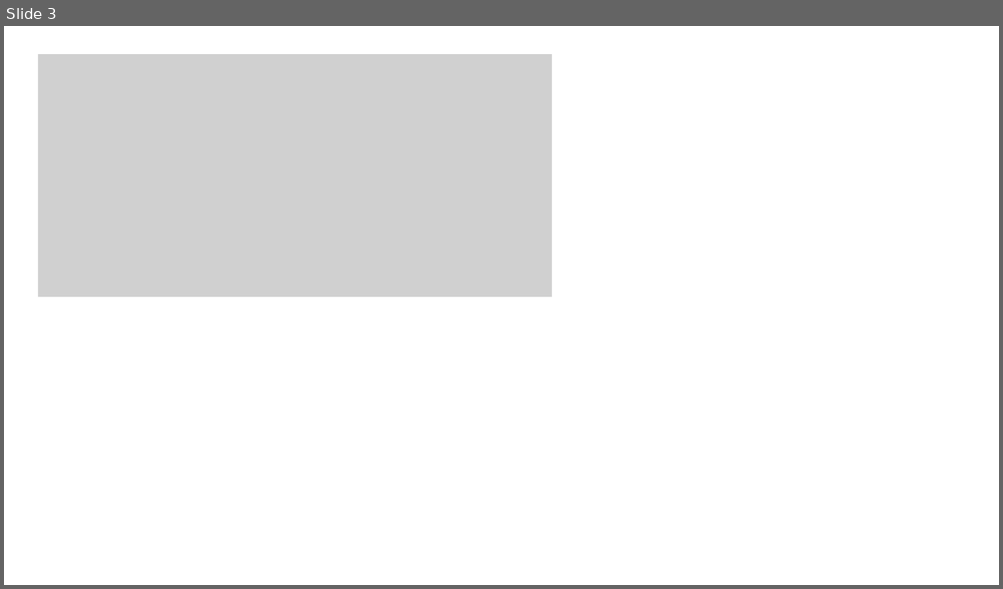
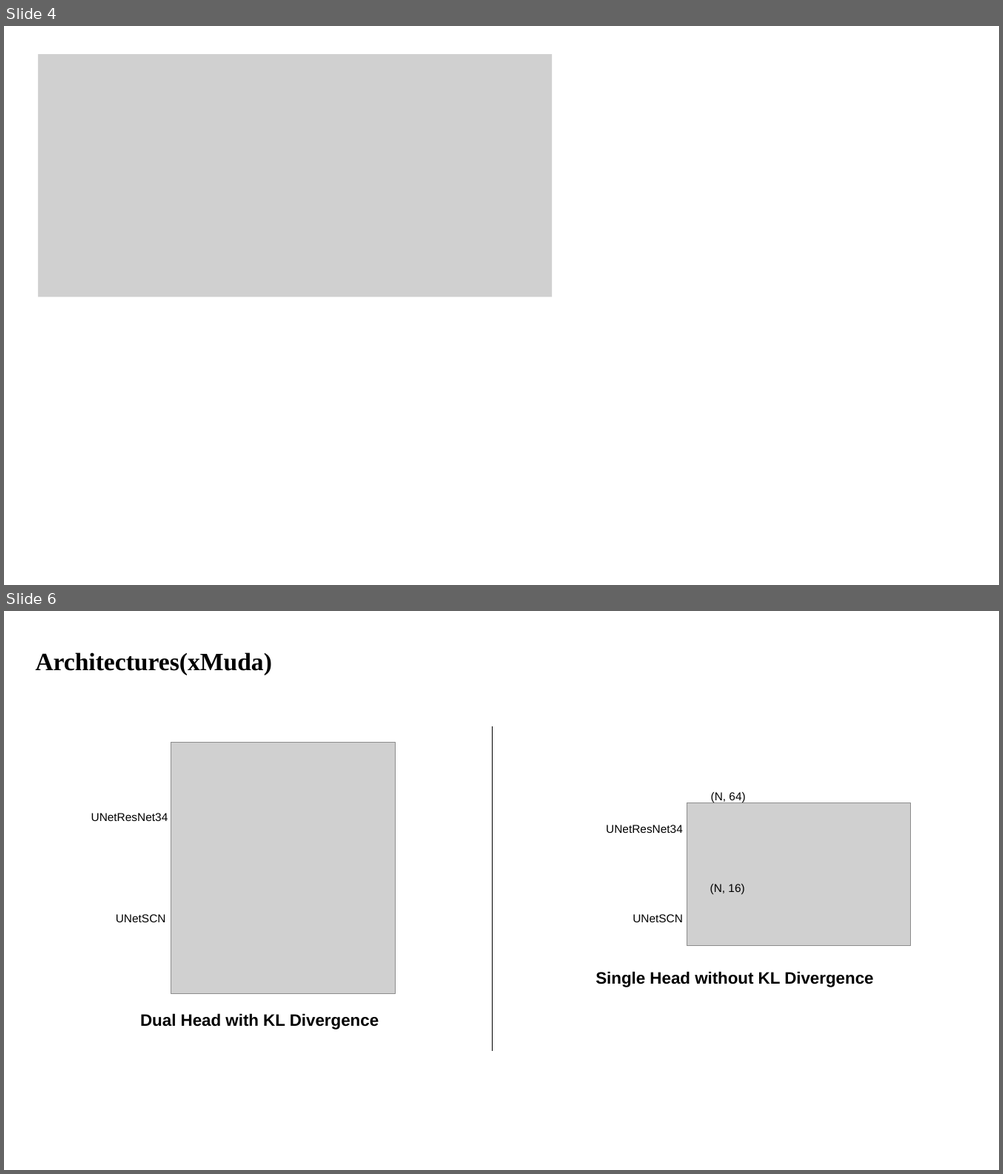
Before and after one commit to XYHC-MMDA/Multi-modal-Multi-task-DA, a slide deck: demo/latest.pptx. Shown one above the other, each under a label of ours: slide 3 before the commit, slides 4 and 6 after it; the slides between them are not shown. The pictures are 1003x589 and 1003x1174 pixels, drawn with LibreOffice and Linux fonts; fonts in the diff are those of the drawing; grey boxes stand for pictures. Boxes give left, top, right and bottom in pixels: in the first picture for what was removed or moved away, otherwise in the second. Text is boxed around its words. In the diff, an @@ line names an element or a change of style, - is before the commit and + after.

```diff
--- a/demo/latest.pptx
+++ b/demo/latest.pptx
@@ slide 6 added at (x1=4, y1=611, x2=999, y2=1170), background #FFFFFF @@
@@ text added at (x1=35, y1=652, x2=272, y2=675), 24 pt, text #000000, bold @@
+Architectures(xMuda)
@@ line added from (492, 726) to (492, 1051), #000000 0.5 pt @@
@@ group added at (x1=595, y1=792, x2=910, y2=988): 5 texts, 1 picture @@
+UNetResNet34
+UNetSCN
+Single Head without KL Divergence
+(N, 64)
+(N, 16)
@@ group added at (x1=91, y1=742, x2=395, y2=1030): 3 texts, 1 picture @@
+UNetResNet34
+UNetSCN
+Dual Head with KL Divergence
@@ what was slide 3 is now slide 4 @@
```
Also in this commit, not shown: 8 slides changed, 3 other slides added, 4 slides removed.
